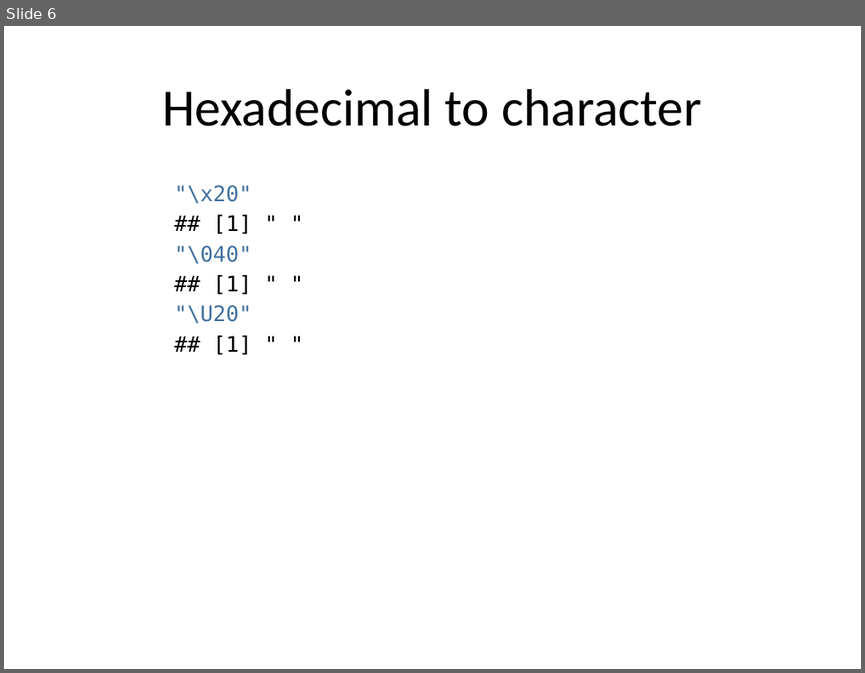
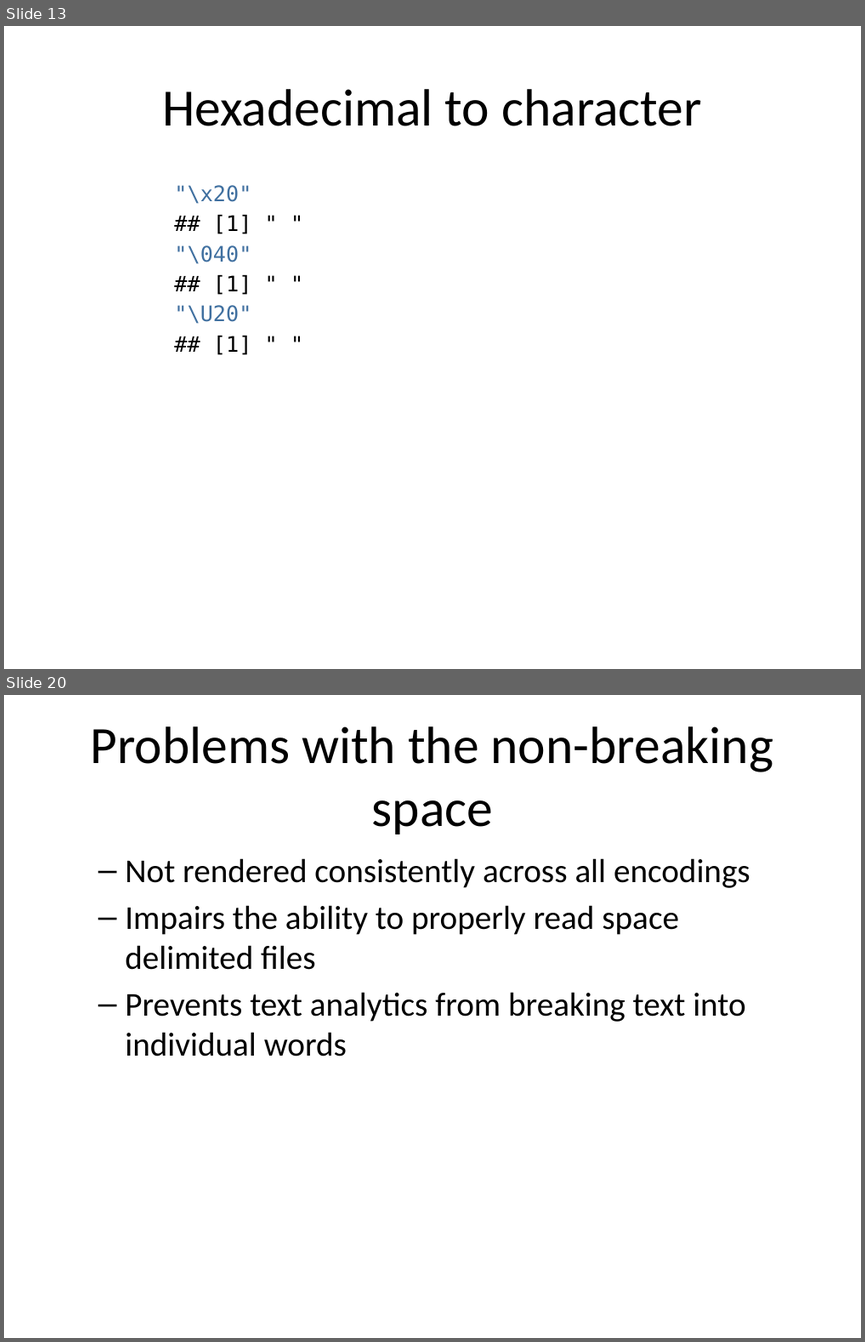
Before and after one commit to pmean/oddball-characters, a slide deck: results/oddball-characters.pptx. Shown one above the other, each under a label of ours: slide 6 before the commit, slides 13 and 20 after it; the slides between them are not shown. The pictures are 865x673 and 865x1342 pixels, drawn with LibreOffice and Linux fonts; fonts in the diff are those of the drawing. Boxes give left, top, right and bottom in pixels: in the first picture for what was removed or moved away, otherwise in the second. Text is boxed around its words. In the diff, an @@ line names an element or a change of style, - is before the commit and + after.

```diff
--- a/results/oddball-characters.pptx
+++ b/results/oddball-characters.pptx
@@ slide 20 added at (4,695,861,1338), background #FFFFFF @@
@@ title added at (90,726,773,834), 44 pt, text #000000 @@
+Problems with the non-breaking space
@@ text added at (125,858,750,1056), 28 pt, text #000000 @@
+  – Not rendered consistently across all encodings
+  – Impairs the ability to properly read space delimited files
+  – Prevents text analytics from breaking text into individual words
@@ what was slide 6 is now slide 13 @@
```
Also in this commit, not shown: 2 slides changed, 16 other slides added, 9 other files.
